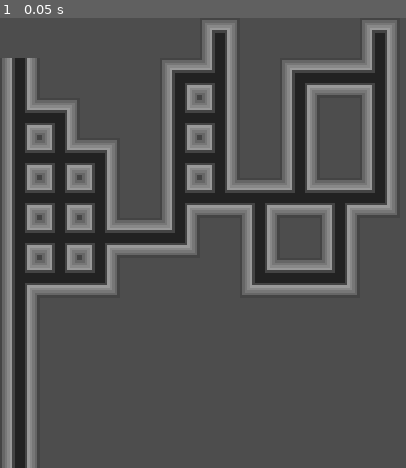
Above: before the commit, frame 1.
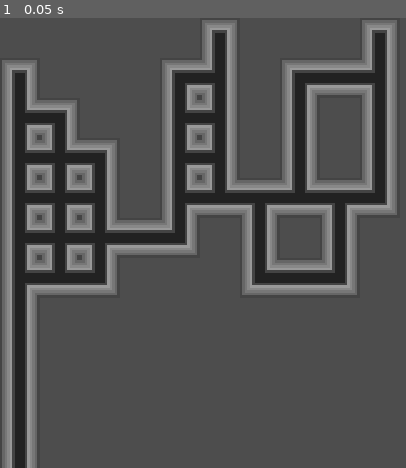
Above: after the commit, the same moment.

Repository: Komiyaki/GodotVampSurv
Game: Godot game, scene res://game_level.tscn
Two runs of this game, one before a commit and one after it. Both use one fixed random seed, a clock stepped at 60 frames per second and the inputs below.
Inputs:
- Up to frame 1 (0.05 s): no input

The runs differ from the first frame. In frame 1, 0.2% of the frame differs, in the area x 0-10%, y 8-13%.

Commit message:
Setup basic player / enemy

Diff:
--- a/game_level.tscn
+++ b/game_level.tscn
@@ -5,5 +5,5 @@
 [node name="GameLevel" type="Node2D" unique_id=1288373161]
 
 [node name="TileMapLayer" type="TileMapLayer" parent="." unique_id=305780321]
-tile_map_data = PackedByteArray("AAAAAAEAAAAAAAIAAAAAAAIAAAAAAAEAAAAAAAMAAAAAAAEAAAAA …(1106 unchanged characters)…
+tile_map_data = PackedByteArray("AAAAAAEAAAADAAIAAAAAAAIAAAAAAAEAAAAAAAMAAAAAAAEAAAAA …(1106 unchanged characters)…
 tile_set = ExtResource("1_bwyfi")
--- /dev/null
+++ b/scenes/enemy/enemy.tscn
@@ -0,0 +1,16 @@
+[gd_scene format=3 uid="uid://box0ynp2lal30"]
+
+[ext_resource type="Texture2D" uid="uid://b8hsu0aiwamdx" path="res://icon.svg" id="1_a6uwu"]
+
+[sub_resource type="CapsuleShape2D" id="CapsuleShape2D_onrkg"]
+radius = 63.0
+height = 128.0
+
+[node name="Enemy" type="CharacterBody2D" unique_id=440456721]
+motion_mode = 1
+
+[node name="Sprite2D" type="Sprite2D" parent="." unique_id=1179181593]
+texture = ExtResource("1_a6uwu")
+
+[node name="CollisionShape2D" type="CollisionShape2D" parent="." unique_id=1714246382]
+shape = SubResource("CapsuleShape2D_onrkg")
--- /dev/null
+++ b/scenes/player/player.tscn
@@ -0,0 +1,16 @@
+[gd_scene format=3 uid="uid://ce08eoa4g8t0i"]
+
+[ext_resource type="Texture2D" uid="uid://b8hsu0aiwamdx" path="res://icon.svg" id="1_4flbx"]
+
+[sub_resource type="CapsuleShape2D" id="CapsuleShape2D_onrkg"]
+radius = 63.0
+height = 128.0
+
+[node name="Player" type="CharacterBody2D" unique_id=440456721]
+motion_mode = 1
+
+[node name="Sprite2D" type="Sprite2D" parent="." unique_id=1179181593]
+texture = ExtResource("1_4flbx")
+
+[node name="CollisionShape2D" type="CollisionShape2D" parent="." unique_id=1714246382]
+shape = SubResource("CapsuleShape2D_onrkg")
